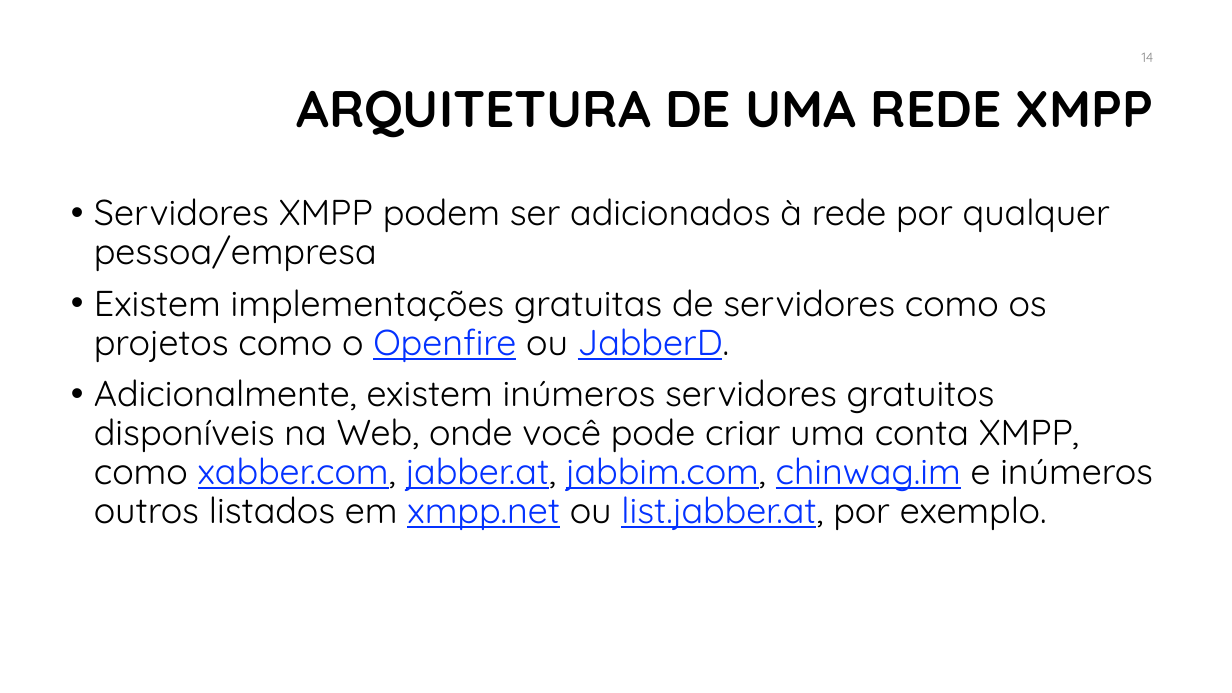
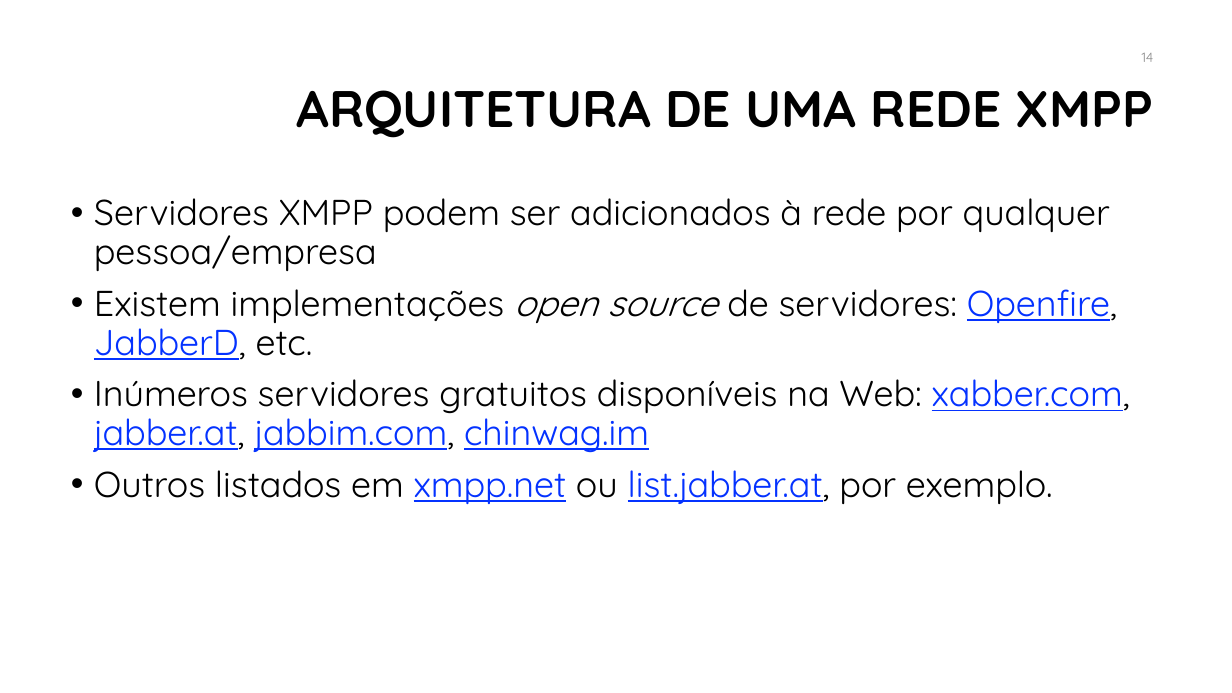
Before and after one commit to manoelcampos/sd-xmpp-chat-client, a slide deck: slide 14 of xmpp.pptx. Drawn at 1232x693 pixels with LibreOffice and Linux fonts; fonts in the diff are those of the drawing; background and template pictures are left out. Boxes give left, top, right and bottom in pixels: in the first picture for what was removed or moved away, otherwise in the second. Text is boxed around its words. In the diff, an @@ line names an element or a change of style, - is before the commit and + after.

Commit message:
Atualiza slides XMPP

```diff
--- a/xmpp.pptx
+++ b/xmpp.pptx
@@ text at <box>94,289,1130,504</box>: text changed @@
-• Existem implementações gratuitas de servidores como os projetos como o Openfire ou JabberD.
-• Adicionalmente, existem inúmeros servidores gratuitos disponíveis na Web, onde você pode criar uma conta XMPP, como xabber.com, jabber.at, jabbim.com, chinwag.im e inúmeros outros listados em xmpp.net ou list.jabber.at, por exemplo.
+• Existem implementações open source de servidores: Openfire, JabberD, etc.
+• Inúmeros servidores gratuitos disponíveis na Web: xabber.com, jabber.at, jabbim.com, chinwag.im
+• Outros listados em xmpp.net ou list.jabber.at, por exemplo.
```
Also in this commit, not shown: 18 other slides changed, 1 slide added.
